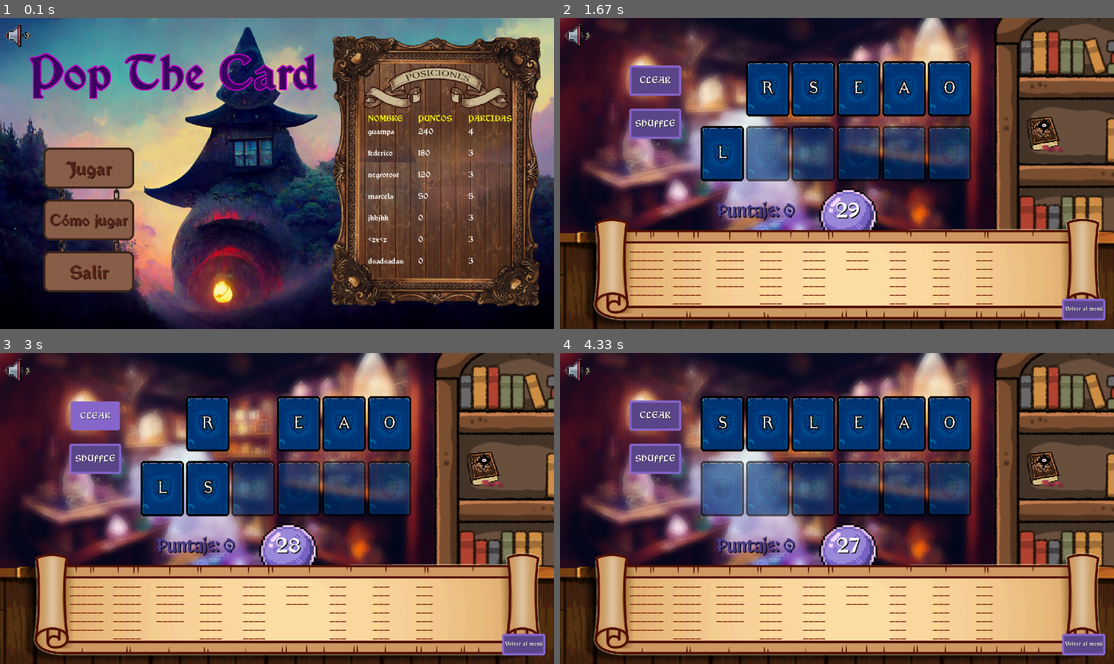
Above: before the commit, frames 1-4 (two rows, left to right).
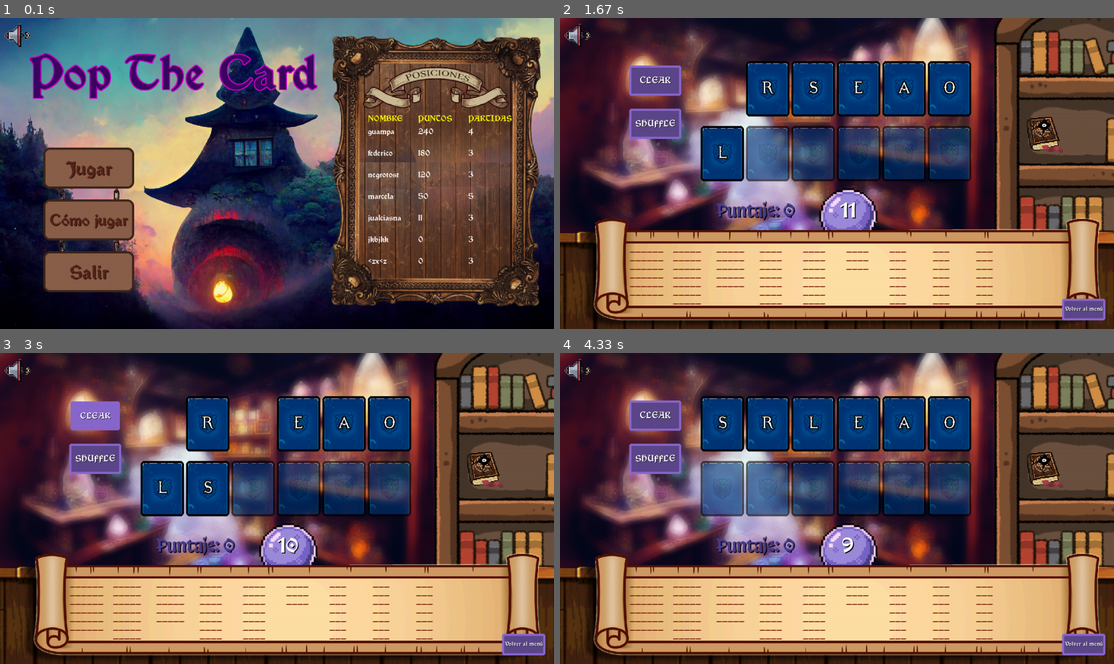
Above: after the commit, the same moments.

Repository: juliancz-a/SP_GRUPO_5_Pygame
Game: pygame game, started from code/main.py
Same seed, same stepped clock (60 frames per second), same inputs: the game is played once before the commit and once after it.
Inputs (mouse positions are in pixels of both pictures, inside the frame that each line leads up to):
- Up to frame 1 (0.1 s): no input
- Up to frame 2 (1.67 s): click "Jugar" at 0.38 s; press the mouse at (576, 36) at 0.7 s; move the mouse to (643, 73) at 0.8 s; release the mouse at (704, 111) at 0.93 s; press the mouse at (576, 36) at 1.58 s
- Up to frame 3 (3 s): move the mouse to (127, 387) at 1.68 s; release the mouse at (232, 405) at 1.82 s; press the mouse at (94, 415) at 2.92 s
- Up to frame 4 (4.33 s): move the mouse to (654, 412) at 3.02 s; release the mouse at (659, 412) at 3.15 s; press the mouse at (903, 424) at 3.25 s; move the mouse to (897, 443) at 3.35 s; release the mouse at (892, 464) at 3.48 s

The runs differ from the first frame. In frame 1, 0.2% of the frame differs, in the area x 66-77%, y 63-80%; in frame 2, 0.2%; in frame 3, 0.2%; in frame 4, 0.2%.

Commit message:
Documentación finalizada

Diff:
--- a/code/class_game.py
+++ b/code/class_game.py
@@ -31,7 +31,7 @@
         self.match = 0
         self.score = 0
         self.volume = True
-        self.comodin = 1
+        self.comodin_state = 1
 
         self.surface = pygame.display.set_mode((size))
         self.game_assets = game_assets
@@ -76,7 +76,7 @@
         match game_state:
 
             case "menu":
-                self.lista_palabras = read_data(r"code\data\config\palabras.json")
+                self.lista_palabras = read_data(r"code\data\config\palabras")
                 self.match = 0
                 self.score = 0
 
@@ -86,8 +86,11 @@
                 self.window = Help(self.surface, self.game_assets["help"], self.volume)
 
             case "play":
+                if len(self.lista_palabras[0]) == 1:
+                    self.lista_palabras = read_data(r"code\data\config\palabras")
+
                 datos_palabras = set_combination(self.lista_palabras)
-                self.window = Play(self.surface, self.match, datos_palabras , self.score, self.comodin,  self.game_assets["play"], self.volume)
+                self.window = Play(self.surface, self.match, datos_palabras , self.score, self.comodin_state,  self.game_assets["play"], self.volume)
 
             case "finish_match":
 
--- a/code/constantes.py
+++ b/code/constantes.py
@@ -60,7 +60,7 @@
 FINISH_MATCH_MUSIC = r"code\data\sound\finishmatch_music.mp3"
 
 #MAX_TIME_MATCH
-TIEMPO_LIMITE = 30
+TIEMPO_LIMITE = 12
 
 #CONFIG PATH
-SCOREBOARD_PATH = r"code\data\config\scoreboard.csv"
+SCOREBOARD_PATH = r"code\data\config\scoreboard"
--- a/code/data/config/config.py
+++ b/code/data/config/config.py
@@ -1,19 +1,27 @@
 import json
 import re
 
-def update_data (path:str, data):
-    with open(path, "w", encoding="utf8") as archive:
+# def update_data (path:str, data):
+#     with open(path, "w", encoding="utf8") as archive:
 
-        data = json.dump(data,archive,indent=4)
+#         data = json.dump(data,archive,indent=4)
 
-def read_data(path:str) -> list[dict]:
-    with open(path, "r", encoding="utf8") as archive:
+def read_data(path: str) -> list[dict]:
+    """
+    Lee un archivo JSON y lo devuelve como una lista de diccionarios.
+
+    Args:
+        path (str): Directorio donde se encuentra el archivo JSON.
+    Returns:
+        list[dict]: Lista leída desde el archivo JSON.
+    """
+    with open(rf"{path}.json", "r", encoding="utf8") as archive:
         data = json.load(archive)
 
     return data
 
-def read_score (path, lista_jugadores):
-    with open(path, "r", encoding="utf8") as archive:
+def read_score(path: str, lista_jugadores: list[dict]):
+    with open(rf"{path}.csv", "r", encoding="utf8") as archive:
         for empleado in archive:
             registro = re.split(",|\n", empleado)
             if registro[0] != "nombre":
@@ -26,7 +34,7 @@
     """Actualiza un archivo CSV con una lista. Toma como header las keys de cada valor. Luego se escribe el contenido de cada empleado, es decir, cada diccionario.
     Args: path (ruta del archivo CSV con el contenido anterior), lista_jugadores(lista con el contenido actualizado)"""
     try:
-        with open(path, "w", encoding="utf8") as archive:
+        with open(rf"{path}.csv", "w", encoding="utf8") as archive:
 
             header = f"nombre,puntos,partidas\n"
             archive.write(header)
--- a/code/data/config/scoreboard.csv
+++ b/code/data/config/scoreboard.csv
@@ -1,9 +1,11 @@
 nombre,puntos,partidas
+guampa,240,4
+federico,180,3
+negrotost,120,3
+marcela,50,5
+jualciasna,11,3
+asdasdasda,0,1
 ljbjhkb,0,3
 dsadsadas,0,3
 <zx<z,0,3
 jkbjkk,0,3
-marcela,50,5
-federico,180,3
-negrotost,120,3
-guampa,240,4
--- a/code/game_states/class_finish_match.py
+++ b/code/game_states/class_finish_match.py
@@ -6,7 +6,15 @@
 
 from game_tools.draw_functions import *
 class FinishMatch:
-    def __init__(self, surface:pygame.Surface, match, score, finish_match_assets, volume) -> None:
+    def __init__(self, surface:pygame.Surface, match:int, score:int, finish_match_assets:list, volume:bool) -> None:
+        """Escena FinishMatch (Escena ejecutada entre partidas)
+        Args:
+            surface (pygame.Surface): Superficie sobre la cual se renderizarán los recursos de la escena.
+            match (int): Numero de partidas jugadas en una misma instancia de juego.
+            score (int): Puntaje acumulado hasta el momento.
+            finish_match_assets (list): Configuración de los assets utilizados por la escena
+            volume (bool): Booleano que indica si se desea reproducir audio en la escena.
+        """
         self.surface = surface
         self.match = match
         self.music = self.set_music()
@@ -19,6 +27,9 @@
         self.option = None
 
     def init_assets(self):
+        """Inicializar los recursos de la escena.
+        Returns:
+            dict: Recursos con su correspondiente configuración"""
         assets = {"continue_button" : self.assets_config[0]["box"],
                   "finish_button" : self.assets_config[1]["box"],
                   "score_text" : self.assets_config[2]["box"],
@@ -28,6 +39,8 @@
         return assets
 
     def render(self):
+        """Renderizar los elementos de la escena FinishMatch. Botones, fondo y titulo.
+        """
         buttons = [self.assets["continue_button"], self.assets["finish_button"]]
         images = [self.assets["background"], self.assets["volume_button"]]
         set_buttons_colors(buttons, self.assets_config)
@@ -46,7 +59,10 @@
 
         pygame.display.update()
 
-    def handle_event(self, event):
+    def handle_event(self, event:pygame.event.Event):
+        """Manejar eventos necesarios para la interacción con la interfaz
+        Args:
+            event (pygame.event.Event): Evento capturado"""
         if self.assets["continue_button"].interaction(event):
             self.option = 0
 
@@ -58,6 +74,9 @@
                 self.option = 1
 
     def update(self):
+        """Actualizar la escena en caso de haberse seleccionado una opción
+        Returns:
+            str: Nueva escena"""
         selection = None
 
         match self.option:
@@ -69,7 +88,10 @@
         return selection
 
     def update_audio(self):
+        """Actualizar el volumen de la música según el estado de la atributo 'volume'
 
+        Returns:
+            bool: Estado del volumen actual."""
         if self.volume:
             pygame.mixer.music.set_volume(0.1)
             self.assets["volume_button"] = Image(VOLUME_BUTTON, (10, 10), (60,60))
@@ -81,7 +103,7 @@
 
 
     def set_music(self):
-
+        """Carga la música, y la reproduce en un loop infinito."""
         pygame.mixer.music.load(FINISH_MATCH_MUSIC)
         pygame.mixer.music.play(-1)
         pygame.mixer.music.set_volume(0.01)
--- a/code/game_states/class_help.py
+++ b/code/game_states/class_help.py
@@ -5,7 +5,14 @@
 from game_tools.extra_functions import *
 
 class Help:
-    def __init__(self, surface, help_assets, volume) -> None:
+    def __init__(self, surface:pygame.Surface, help_assets:list, volume: bool) -> None:
+        """Escena How to Play (Help)
+
+        Args:
+            surface (pygame.Surface): Superficie sobre la cual se renderizarán los recursos de la escena.
+            help_assets (list): Configuración de los assets utilizados por la escena
+            volume (bool): Booleano que indica si se desea reproducir audio en la escena.
+        """
         self.surface = surface
         self.volume = volume
 
@@ -15,6 +22,9 @@
         self.option = None
 
     def init_assets(self):
+        """Inicializar los recursos de la escena.
+        Returns:
+            dict: Recursos con su correspondiente configuración"""
         assets = {  "menu_button" : self.assets_config[0]["box"],
                     "comodin_img" : self.assets_config[1]["image"],
                     "shuffle_img" : self.assets_config[2]["image"],
@@ -26,6 +36,7 @@
         return assets
 
     def render(self):
+        """Renderizar los elementos de la escena Play. Botones, fondo, titulo, texto, imagenes"""
         images = [self.assets["help_background"], self.assets["comodin_img"], self.assets["shuffle_img"], self.assets["clear_img"], self.assets["volume_button"]]
 
         set_buttons_colors([self.assets["menu_button"]], self.assets_config)
@@ -38,13 +49,19 @@
 
         pygame.display.update()
 
-    def handle_event (self, event):
+    def handle_event (self, event: pygame.event.Event):
+        """Manejar eventos necesarios para la interacción con la interfaz
+        Args:
+            event (pygame.event.Event): Evento capturado"""
         if self.assets["volume_button"].image_box.interaction(event):
             self.volume = not self.volume
 
         self.option = get_option_selected(event, self.assets_config)
 
     def update(self):
+        """Actualizar la escena en caso de haberse seleccionado una opción
+        Returns:
+            str: Nueva escena"""
         selection = None
 
         match self.option:
@@ -54,6 +71,12 @@
         return selection
 
     def update_audio(self):
+        """
+        Actualizar el volumen de la música según el estado de la atributo 'volume'
+
+        Returns:
+            bool: Estado del volumen actual.
+        """
 
         if self.volume:
             pygame.mixer.music.set_volume(0.1)
--- a/code/game_states/class_menu.py
+++ b/code/game_states/class_menu.py
@@ -8,7 +8,15 @@
 
 class Menu:
 
-    def __init__(self, surface:pygame.Surface, lista_jugadores, menu_assets, volume) -> None:
+    def __init__(self, surface:pygame.Surface, lista_jugadores:list, menu_assets:list[dict], volume:bool) -> None:
+        """Escena menú.
+
+        Args:
+            surface (pygame.Surface): Superficie sobre la cual se renderizarán los recursos de la escena.
+            lista_jugadores (list): Lista de jugadores con sus datos, para la renderización del Scoreboard
+            menu_assets (list): Configuración de los assets utilizados por la escena
+            volume (bool): Booleano que indica si se desea reproducir audio en la escena.
+        """
 
         self.surface = surface
 
@@ -22,7 +30,10 @@
 
         self.music = self.set_music()
 
-    def init_assets (self):
+    def init_assets (self) -> dict:
+        """Inicializar los recursos de la escena.
+        Returns:
+            dict: Recursos con su correspondiente configuración"""
         assets = { "play_button" : self.assets_config[0]["box"],
                 "help_button" : self.assets_config[1]["box"],
                 "exit_button" : self.assets_config[2]["box"],
@@ -35,7 +46,7 @@
         return assets
 
     def render(self):
-
+        """Renderizar los elementos de la escena menú. Botones, fondo y titulo """
 
         images = [self.assets["background"], self.assets["chains"], self.assets["volume_button"]]
         box_list = [self.assets["play_button"], self.assets["help_button"], self.assets["exit_button"], self.assets["title"]]
@@ -49,15 +60,20 @@
 
         pygame.display.update()
 
-    def handle_event (self, event):
-
+    def handle_event (self, event: pygame.event.Event):
+        """Manejar eventos necesarios para la interacción con la interfaz
+        Args:
+            event (pygame.event.Event): Evento capturado"""
 
         if self.assets["volume_button"].image_box.interaction(event):
             self.volume = not self.volume
 
         self.option = get_option_selected(event, self.assets_config)
 
-    def update (self):
+    def update (self) -> str:
+        """Actualizar la escena en caso de haberse seleccionado una opción
+        Returns:
+            str: Nueva escena"""
 
         selection = None
 
@@ -72,18 +88,24 @@
         return selection
 
     def update_audio(self):
+        """
+        Actualizar el volumen de la música según el estado de la atributo 'volume'
+
+         Returns:
+            bool: Estado del volumen actual."""
 
         if self.volume:
             pygame.mixer.music.set_volume(0.1)
             self.assets["volume_button"] = Image(VOLUME_BUTTON, (10, 10), (60,60))
         else:
             pygame.mixer.music.set_volume(0)
-            self.assets["volume_button"] = Image(  VOLUME_MUTE_BUTTON, (10, 10), (60,60))
+            self.assets["volume_button"] = Image(VOLUME_MUTE_BUTTON, (10, 10), (60,60))
 
 
         return self.volume
 
     def set_music(self):
+        """Carga la música, y la reproduce en un loop infinito."""
 
         pygame.mixer.music.load(MENU_MUSIC)
         pygame.mixer.music.play(-1)
--- a/code/game_states/class_play.py
+++ b/code/game_states/class_play.py
@@ -12,8 +12,18 @@
 import random
 
 class Play:
-    def __init__(self, surface:pygame.Surface, match, datos_palabras, score, comodin, play_assets, volume) -> None:
+    def __init__(self, surface:pygame.Surface, match:int, datos_palabras:tuple, score:int, comodin_state:int, play_assets:list, volume:bool) -> None:
+        """Escena principal del juego: Play.
 
+        Args:
+            surface (pygame.Surface): Superficie sobre la cual se renderizarán los recursos de la escena.
+            match (int): Numero de partidas jugadas en una misma instancia de juego.
+            datos_palabras (tuple): Tupla con letras aleatorias y sus posibles combinaciones
+            score (int): Puntaje de la partida actual.
+            comodin_state (int): Estado de uso del comodín (1: No usado | 0: Usado)
+            play_assets (list): Configuración de los assets utilizados por la escena
+            volume (bool):  Booleano que indica si se desea reproducir audio en la escena.
+        """
         self.surface = surface
         self.match = match
         self.initial_time = pygame.time.get_ticks()
@@ -41,12 +51,14 @@
                           "pos_libres" : [0,1,2,3,4,5],
                           "pos_ocupadas" : []}
 
-        self.comodin = comodin
+        self.comodin_state = comodin_state
         self.random_letter = None
         self.option = None
 
     def init_assets(self):
-
+        """Inicializar los recursos de la escena.
+        Returns:
+            dict: Recursos con su correspondiente configuración"""
         assets = {
                 "menu_button" : self.assets_cfg[0]["box"],
                 "clear_button" : self.assets_cfg[1]["box"],
@@ -62,6 +74,8 @@
         return assets
 
     def render(self):
+        """Renderizar los elementos de la escena Play. Botones, fondo, cartas.
+        """
         images_list = [self.assets["background"], self.assets["comodin_button"], self.assets["volume_button"]]
         button_list = [self.assets["menu_button"], self.assets["clear_button"], self.assets["shuffle_button"], self.assets["join_button"]]
 
@@ -87,12 +101,14 @@
         self.assets["timer"].draw_text(self.surface, str(tiempo_restante), "white", FUENTE_4, font_size=275, center=True,outline="shadow", outline_thickness=2)
         self.assets["score_text"].draw_text(self.surface, f"Puntaje: {str(self.score)}", "darkslateblue", FUENTE_4, font_size=125, center=True,outline="shadow", outline_thickness=2)
 
-        draw_words(self.surface, self.matriz_combinaciones, self.game_cfg["founded_words"], self.comodin, self.random_letter)
+        draw_words(self.surface, self.matriz_combinaciones, self.game_cfg["founded_words"], self.comodin_state, self.random_letter)
 
         pygame.display.update()
 
-    def handle_event (self, event):
-
+    def handle_event (self, event: pygame.event.Event):
+        """Manejar eventos necesarios para la interacción con la interfaz
+        Args:
+            event (pygame.event.Event): Evento capturado"""
         score = 0
 
         JOIN_CARDS = pygame.USEREVENT + 1
@@ -121,11 +137,11 @@
 
         handle_cards_interaction(event, self.game_cfg["card_list"], self.game_cfg["selected_letters"], self.game_cfg["pos_libres"], self.game_cfg["pos_ocupadas"])
 
-        if self.comodin == 1:
+        if self.comodin_state == 1:
             action = self.assets["comodin_button"].image_box.interaction(event)
 
             if action:
-                self.comodin = 0
+                self.comodin_state = 0
                 self.random_letter = select_random_letter(self.combinaciones)
 
         if self.assets["clear_button"].interaction(event):
@@ -135,7 +151,9 @@
             shuffle_cards(self.game_cfg["card_list"])
 
     def update(self):
-
+        """Actualizar la escena en caso de haberse seleccionado una opción
+        Returns:
+            str: Nueva escena"""
         selection = None
 
         match self.option:
@@ -147,6 +165,10 @@
         return selection
 
     def update_audio(self):
+        """Actualizar el volumen de la música según el estado de la atributo 'volume'
+
+         Returns:
+            bool: Estado del volumen actual."""
 
         if self.volume:
             pygame.mixer.music.set_volume(0.1)
@@ -158,12 +180,18 @@
         return self.volume
 
     def set_music(self):
+        """Carga la música, y la reproduce en un loop infinito."""
 
         pygame.mixer.music.load(PLAY_MUSIC)
         pygame.mixer.music.play(-1)
         pygame.mixer.music.set_volume(0.1)
 
-    def update_play_instance (self):
+    def update_play_instance (self) -> tuple:
+        """Actualizar la instancia de juego con los nuevos valores obtenidos.
+
+        Returns:
+            tuple: El número de partida actualizado, el puntaje acumulado actualizado.
+        """
         self.match += 1
 
         data = self.match, self.score
--- a/code/game_states/class_setscore.py
+++ b/code/game_states/class_setscore.py
@@ -8,7 +8,17 @@
 from game_tools.extra_functions import *
 
 class SetScore:
-    def __init__(self, surface:pygame.Surface, match, score, lista_jugadores, setscore_assets, volume) -> None:
+    def __init__(self, surface:pygame.Surface, match:int, score:int, lista_jugadores:list, setscore_assets:list, volume:bool) -> None:
+        """Escena SetScore
+
+        Args:
+            surface (pygame.Surface): Superficie sobre la cual se renderizarán los recursos de la escena.
+            match (int): Numero de partidas jugadas totales.
+            score (int):  Puntaje de todas las partidas jugadas.
+            lista_jugadores (list): Lista de jugadores con sus datos, para agregar un nuevo jugador.
+            setscore_assets (list): Configuración de los assets utilizados por la escena
+            volume (bool):  Booleano que indica si se desea reproducir audio en la escena.
+        """
         self.surface = surface
         self.volume = volume
         self.assets_config = setscore_assets
@@ -29,6 +39,9 @@
         self.activo = False
 
     def init_assets(self):
+        """Inicializar los recursos de la escena
+        Returns:
+            dict: Recursos con su correspondiente configuración"""
         assets = {
             "input_box" : self.assets_config[0]["box"],
             "submit_button" : self.assets_config[1]["box"],
@@ -41,6 +54,7 @@
         return assets
 
     def render(self):
+        """Renderizar los elementos de la escena SetScore. Botones, fondo y titulo """
 
         box_list = [self.assets["input_box"], self.assets["submit_button"], self.assets["game_over_title"]]
         images = [self.assets["background"], self.assets["volume_button"]]
@@ -65,7 +79,10 @@
 
         pygame.display.update()
 
-    def handle_event (self, event):
+    def handle_event (self, event: pygame.event.Event):
+        """Manejar eventos necesarios para la interacción con la interfaz
+        Args:
+            event (pygame.event.Event): Evento capturado"""
 
         if event.type == pygame.MOUSEBUTTONDOWN:
             if self.assets["input_box"].rectangulo.collidepoint(event.pos):
@@ -81,6 +98,9 @@
                 self.option = 0
 
     def update (self):
+        """Actualizar la escena en caso de haberse seleccionado una opción
+        Returns:
+            str: Nueva escena"""
         selection = None
 
         match self.option:
@@ -89,12 +109,18 @@
 
                 ordenar_elementos(self.lista_jugadores, 2, "puntos")
 
-                update_score(r"code\data\config\scoreboard.csv", self.lista_jugadores)
+                update_score(SCOREBOARD_PATH, self.lista_jugadores)
                 selection = "menu"
 
         return selection
 
     def update_audio(self):
+        """
+        Actualizar el volumen de la música según el estado de la atributo 'volume'
+
+         Returns:
+            bool: Estado del volumen actual.
+        """
 
         if self.volume:
             pygame.mixer.music.set_volume(0.1)
@@ -106,6 +132,7 @@
         return self.volume
 
     def set_music(self):
+        """Carga la música, y la reproduce en un loop infinito."""
 
         pygame.mixer.music.load(r"code\data\sound\566579__bainmack__chime_song_mellow_chill_short2.wav")
         pygame.mixer.music.play(-1)
--- a/code/game_tools/event_handle.py
+++ b/code/game_tools/event_handle.py
@@ -1,23 +1,15 @@
 import pygame
-def get_option_selected (event:pygame.event, assets_cfg):
 
-    selection = None
-    button_selected = 0
+def handle_mouse_event (rectangulo: pygame.Rect, event: pygame.event.Event) -> dict:
+    """Gestión de eventos de los botones de la clase Box.
 
-    for asset in assets_cfg:
-        if asset["interaction"] == True:
-            retorno = asset["box"].interaction(event)
+    Args:
+        rectangulo (pygame.Rect): Botón
+        event (pygame.event.Event): Evento capturado
 
-            if retorno:
-                selection = button_selected
-                break
+    Returns:
+        dict: Diccionario con todos los estados activos del botón al momento."""
 
-            button_selected += 1
-
-    return selection
-
-
-def handle_mouse_event (rectangulo, event) -> dict:
     estado = {
         "presionado" : None,
         "hover" : False,
@@ -43,10 +35,22 @@
 
     return estado
 
-def handle_input_event (write, event, text, max_len):
+def handle_input_event(input_box_state: bool, event: pygame.event.Event, text: str, max_len: int) -> str:
+    """
+    Gestiona los eventos de entrada para el nickname del usuario.
+
+    Args:
+        write (bool): Estado de la caja de texto.
+        event (pygame.event): Evento de capturado.
+        text (str): Texto en blanco donde se coloca el nickname del usuario.
+        max_len (int): Máximo de caracteres permitidos.
+
+    Returns:
+        str: Devuelve el nickname ingresado por el usuario.
+    """
 
     if event.type == pygame.KEYDOWN:
-        if write:
+        if input_box_state:
             if event.key == pygame.K_BACKSPACE:
                 text = text[:-1]
             elif event.key == pygame.K_ESCAPE:
@@ -55,3 +59,28 @@
                 text += event.unicode
 
     return text
+
+def get_option_selected (event: pygame.event.Event, assets_cfg: list) -> int:
+    """Obtener una opción para modificar la escena a partir de la interacción con un botón.
+
+    Args:
+        event (pygame.event.Event): Evento de capturado
+        assets_cfg (list): Listado de recursos de una escena en particular
+
+    Returns:
+        int: Opción solicitada
+    """
+    selection = None
+    button_selected = 0
+
+    for asset in assets_cfg:
+        if asset["interaction"] == True:
+            retorno = asset["box"].interaction(event)
+
+            if retorno:
+                selection = button_selected
+                break
+
+            button_selected += 1
+
+    return selection
--- a/code/game_tools/extra_functions.py
+++ b/code/game_tools/extra_functions.py
@@ -1,5 +1,6 @@
 from game_tools.class_box import *
 from constantes import *
+from game_tools.class_image import *
 import random
 
 def ordenar_elementos (list: list | list[dict], orden: int, key: str = None) -> str:
@@ -94,7 +95,18 @@
 
     return random_element
 
-def change_volume (volume, volume_img)  -> bool:
+def change_volume(volume: bool, volume_img: Image) -> bool:
+    """
+    Cambia el estado del botón 'volume', y dependiendo del mismo
+    se activa o desactiva la música.
+
+    Args:
+        volume (bool): Estado del botón 'volume'
+        volume_img (Image): Imágen del botón 'volume'
+
+    Returns:
+        bool: Devuelve el estado del botón
+    """
     match volume:
         case True:
             volume_img = (volume_img[0]["img"])
--- a/code/game_tools/scoreboard.py
+++ b/code/game_tools/scoreboard.py
@@ -36,7 +36,7 @@
 
     def draw_header (surface: pygame.Surface, header_elements: list[str], font: pygame.font, initial_pos: tuple) -> list:
         """
-        Muestra en pantalla la cabecera del scoreboard, y
+        Muestra en pantalla la cabecera del scoreboard.
 
         Args:
             surface (pygame.Surface): Superficie de la aplicación.
--- a/code/main.py
+++ b/code/main.py
@@ -3,8 +3,8 @@
 from game_tools.extra_functions import *
 
 lista_jugadores = []
-lista_palabras = read_data(r"code\data\config\palabras.json")
-lista_jugadores = read_score(r"code\data\config\scoreboard.csv", lista_jugadores)
+lista_palabras = read_data(r"code\data\config\palabras")
+lista_jugadores = read_score(r"code\data\config\scoreboard", lista_jugadores)
 ordenar_elementos(lista_jugadores, 2, "puntos")
 
 juego = Game((1280,720), "POP THE CARD", ICON, lista_palabras, lista_jugadores, game_assets)
